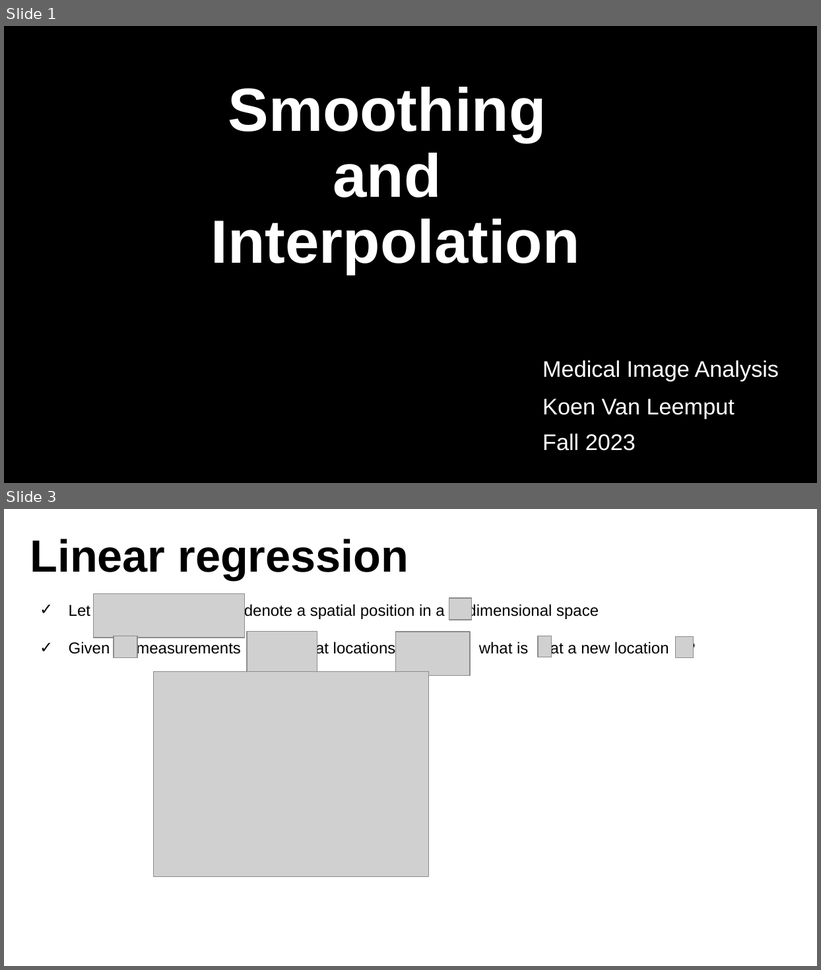
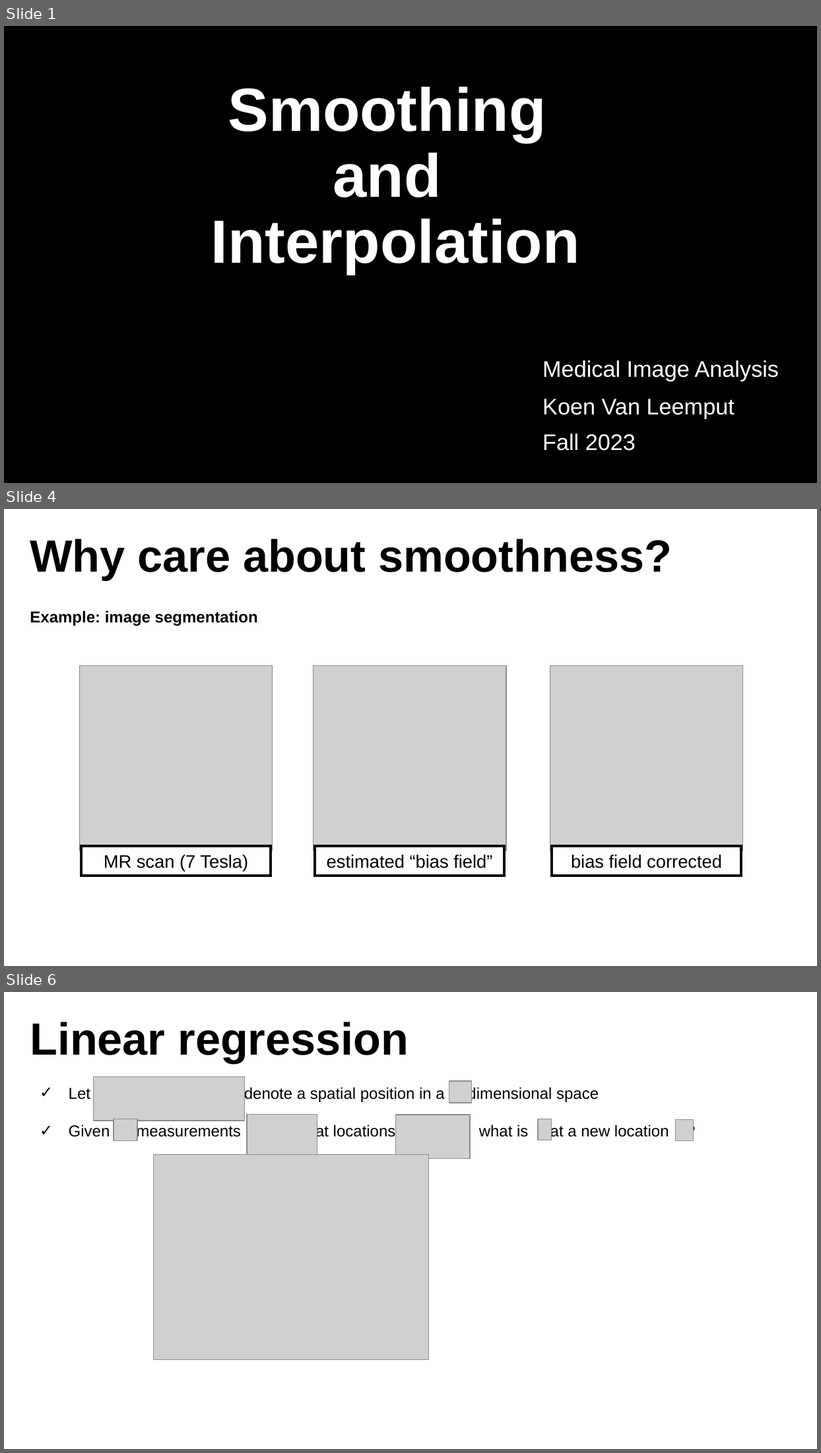
Before and after one commit to oulap/MIA, a slide deck: lecture_slides/lecture_smoothingAndInterpolation/lecture_smoothingAndInterpolation.odp. Shown one above the other, each under a label of ours: slides 1 and 3 before the commit, slides 1, 4 and 6 after it; the slides between them are not shown. The pictures are 821x970 and 821x1453 pixels, drawn with LibreOffice and Linux fonts; fonts in the diff are those of the drawing; grey boxes stand for pictures; background and template pictures are left out. Boxes give left, top, right and bottom in pixels: in the first picture for what was removed or moved away, otherwise in the second. Text is boxed around its words. In the diff, an @@ line names an element or a change of style, - is before the commit and + after.

```diff
--- a/lecture_slides/lecture_smoothingAndInterpolation/lecture_smoothingAndInterpolation.odp
+++ b/lecture_slides/lecture_smoothingAndInterpolation/lecture_smoothingAndInterpolation.odp
@@ slide 4 added at bbox=[4, 509, 817, 966], background #FFFFFF @@
@@ text added at bbox=[30, 539, 672, 580], 40 pt, text #000000, bold @@
+Why care about smoothness?
@@ text added at bbox=[30, 611, 258, 626], 14 pt, text #000000, bold @@
+Example: image segmentation
@@ picture added at bbox=[80, 666, 273, 850] @@
@@ picture added at bbox=[314, 666, 506, 850] @@
@@ picture added at bbox=[550, 666, 743, 850] @@
@@ rectangle added at bbox=[81, 846, 271, 877], fill #FFFFFF, outline #0C0C0C 2.24 pt, 16 pt, text #000000 @@
+MR scan (7 Tesla)
@@ rectangle added at bbox=[315, 846, 504, 877], fill #FFFFFF, outline #0C0C0C 2.24 pt, 16 pt, text #000000 @@
+estimated “bias field”
@@ rectangle added at bbox=[552, 846, 741, 877], fill #FFFFFF, outline #0C0C0C 2.24 pt, 16 pt, text #000000 @@
+bias field corrected
@@ what was slide 3 is now slide 6 @@
```
Also in this commit, not shown: 3 other slides added, 1 slide removed, 1 other file.
